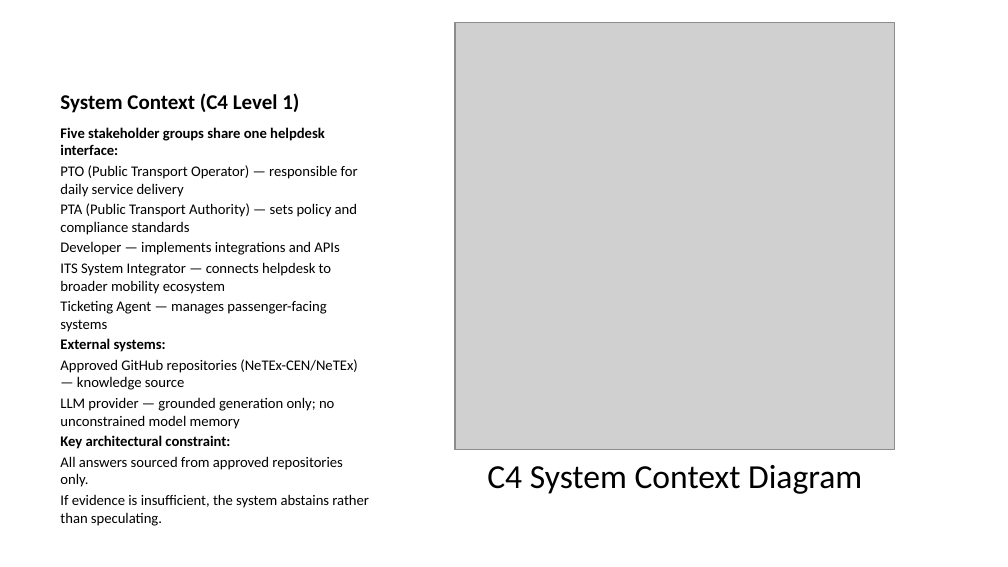
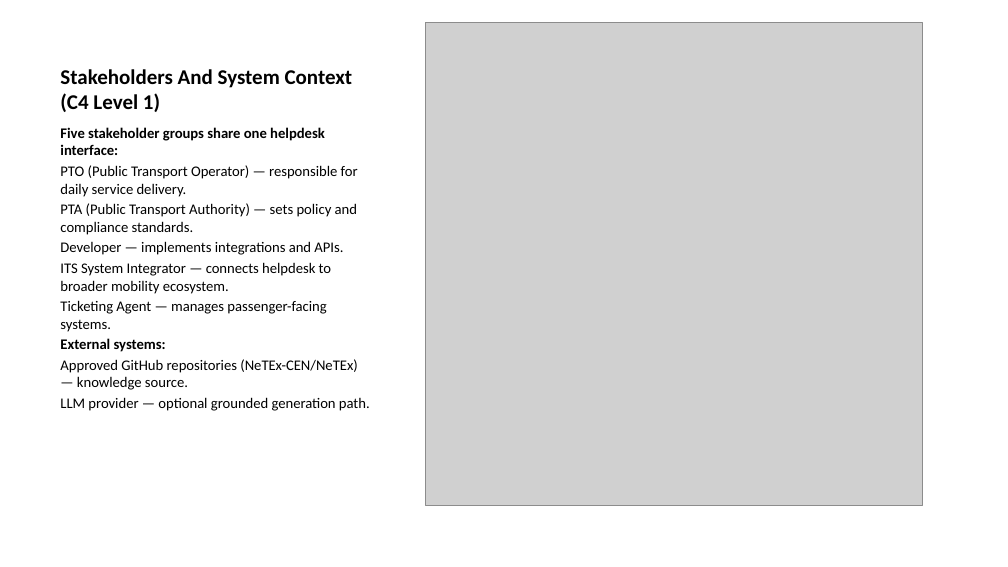
Before and after one commit to UM-KGPI/NapcoreHelpdesk, a slide deck: slide 3 of dist/napcore-helpdesk-presentation.pptx. Drawn at 1008x567 pixels with LibreOffice and Linux fonts; fonts in the diff are those of the drawing; grey boxes stand for pictures. Boxes give left, top, right and bottom in pixels: in the first picture for what was removed or moved away, otherwise in the second. Text is boxed around its words. In the diff, an @@ line names an element or a change of style, - is before the commit and + after.

Commit message:
Restructure deck and refresh UX/question screenshots

```diff
--- a/dist/napcore-helpdesk-presentation.pptx
+++ b/dist/napcore-helpdesk-presentation.pptx
@@ picture: place and size @@
-picture at (455,22,894,450)
+picture at (425,22,922,505)
@@ title at (60,69,353,112): text changed @@
-System Context (C4 Level 1)
+Stakeholders And System Context (C4 Level 1)
@@ text at (60,165,358,332): text changed @@
-PTO (Public Transport Operator) — responsible for daily service delivery
-PTA (Public Transport Authority) — sets policy and compliance standards
-Developer — implements integrations and APIs
-ITS System Integrator — connects helpdesk to broader mobility ecosystem
-Ticketing Agent — manages passenger-facing systems
+PTO (Public Transport Operator) — responsible for daily service delivery.
+PTA (Public Transport Authority) — sets policy and compliance standards.
+Developer — implements integrations and APIs.
+ITS System Integrator — connects helpdesk to broader mobility ecosystem.
+Ticketing Agent — manages passenger-facing systems.
@@ text at (60,359,370,411): text changed @@
-Approved GitHub repositories (NeTEx-CEN/NeTEx) — knowledge source
-LLM provider — grounded generation only; no unconstrained model memory
-Key architectural constraint:
-All answers sourced from approved repositories only.
-If evidence is insufficient, the system abstains rather than speculating.
+Approved GitHub repositories (NeTEx-CEN/NeTEx) — knowledge source.
+LLM provider — optional grounded generation path.
@@ text removed at (487,465,862,494) @@
-C4 System Context Diagram
```
Also in this commit, not shown: 7 other slides changed, 3 slides added, 8 slides removed, 8 other files.
